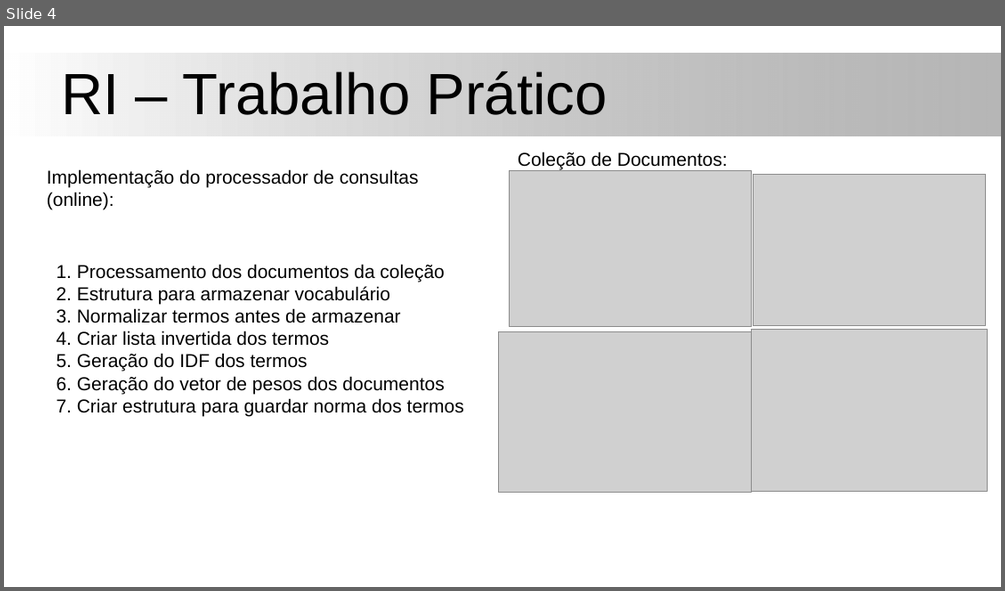
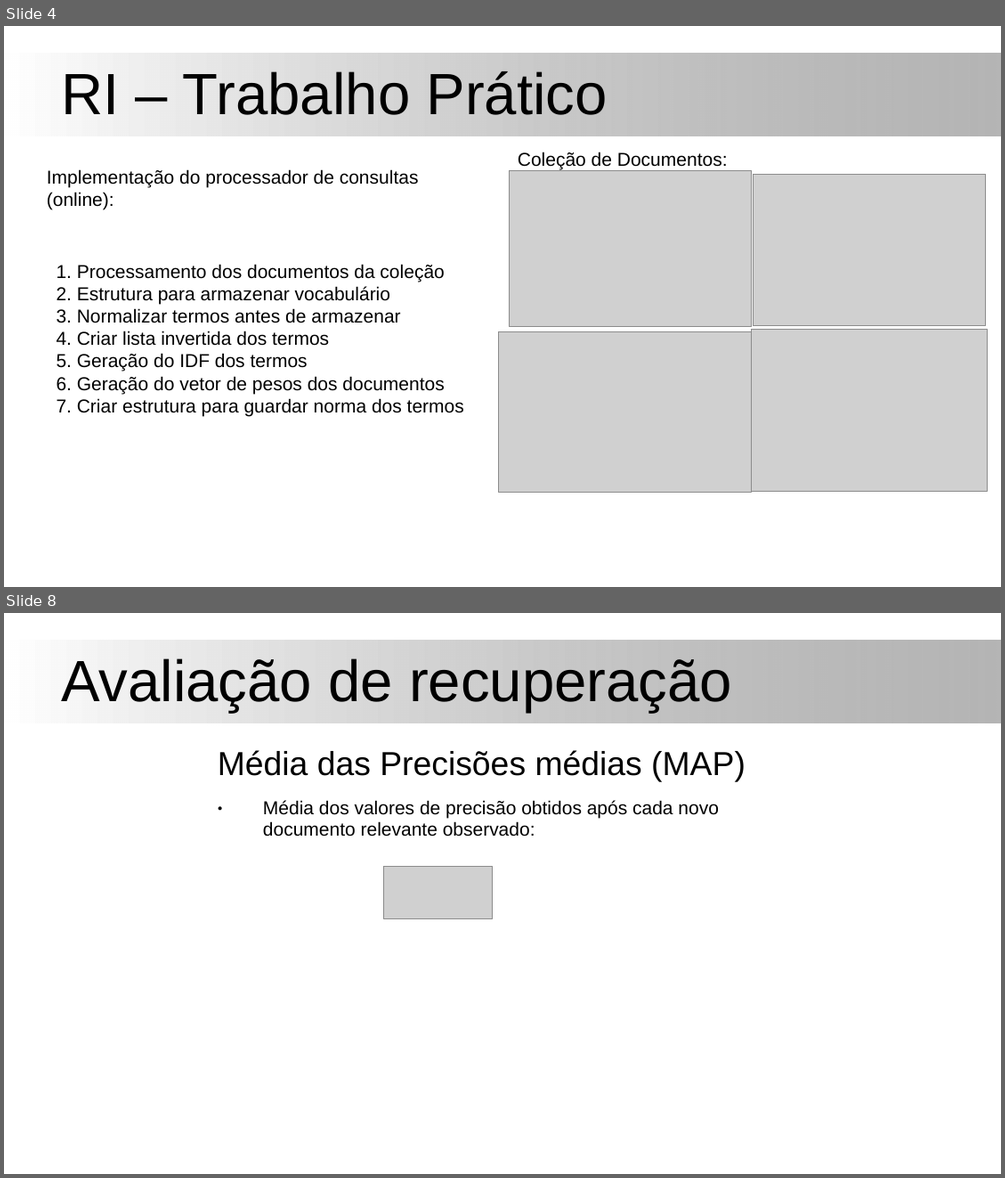
Before and after one commit to andbrain/ri-03-2020, a slide deck: aulas/information-retrieval-marco-2020.ppt. Shown one above the other, each under a label of ours: slide 4 before the commit, slides 4 and 8 after it; the slides between them are not shown. The pictures are 1005x591 and 1005x1178 pixels, drawn with LibreOffice and Linux fonts; fonts in the diff are those of the drawing; grey boxes stand for pictures; background and template pictures are left out. Boxes give left, top, right and bottom in pixels: in the first picture for what was removed or moved away, otherwise in the second. Text is boxed around its words. In the diff, an @@ line names an element or a change of style, - is before the commit and + after.

```diff
--- a/aulas/information-retrieval-marco-2020.ppt
+++ b/aulas/information-retrieval-marco-2020.ppt
@@ slide 8 added at box(4, 613, 1001, 1174), background #FFFFFF; not listed: 1 template element that a slide beside it also shows @@
@@ title added at box(61, 658, 732, 712), 56 pt, text #000000 @@
+Avaliação de recuperação
@@ text added at box(218, 750, 745, 836), 18 pt, text #000000 @@
+Média das Precisões médias (MAP)
+● Média dos valores de precisão obtidos após cada novo documento relevante observado:
@@ picture added at box(383, 867, 492, 918) @@
```
Also in this commit, not shown: 3 other slides added.
